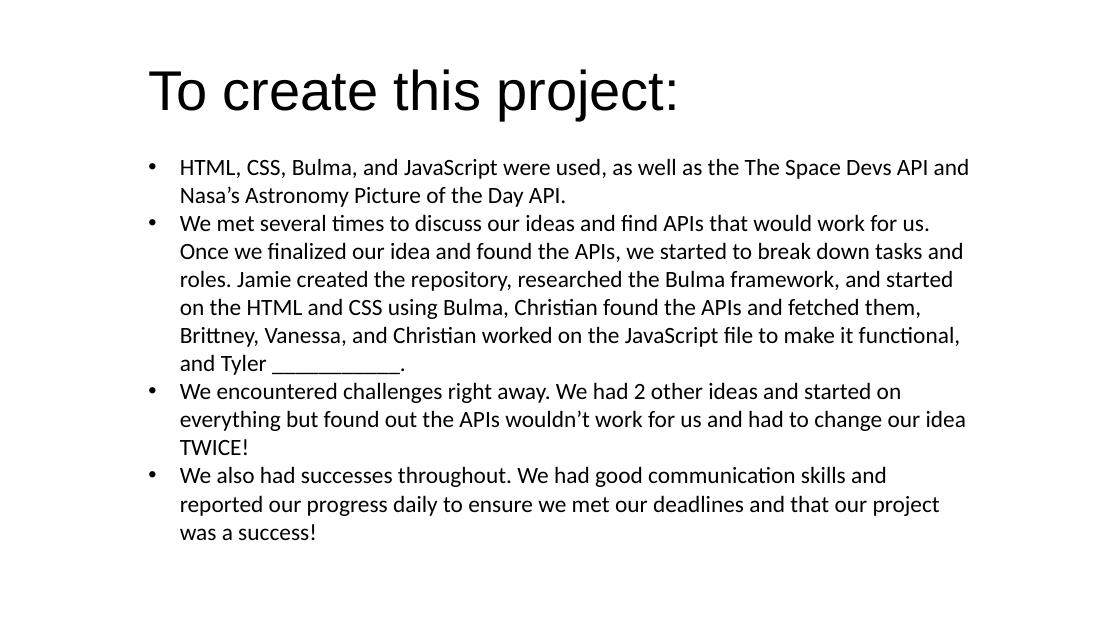
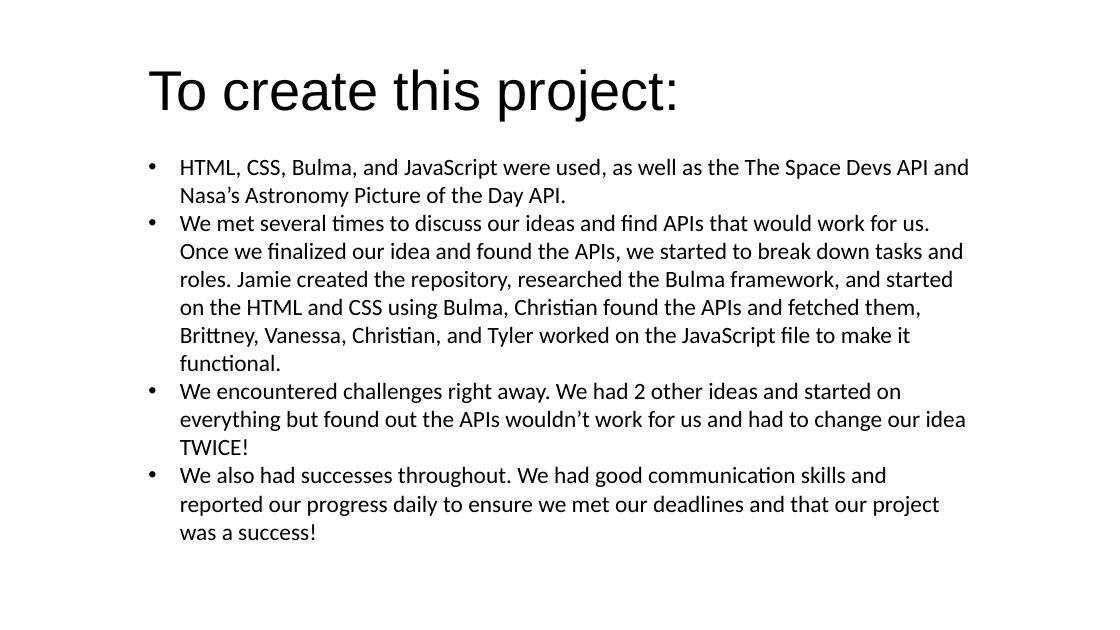
Before and after one commit to jamwil1226/quickvibes, a slide deck: slide 4 of Space Explorer Group Presentation.pptx (slide 3 before the commit). Drawn at 1120x630 pixels with LibreOffice and Linux fonts; fonts in the diff are those of the drawing. Boxes give left, top, right and bottom in pixels: in the first picture for what was removed or moved away, otherwise in the second. Text is boxed around its words. In the diff, an @@ line names an element or a change of style, - is before the commit and + after.

```diff
--- a/Space Explorer Group Presentation.pptx
+++ b/Space Explorer Group Presentation.pptx
@@ subtitle at (180,214,964,371): text changed @@
-• We met several times to discuss our ideas and find APIs that would work for us. Once we finalized our idea and found the APIs, we started to break down tasks and roles. Jamie created the repository, researched the Bulma framework, and started on the HTML and CSS using Bulma, Christian found the APIs and fetched them, Brittney, Vanessa, and Christian worked on the JavaScript file to make it functional, and Tyler ___________.
+• We met several times to discuss our ideas and find APIs that would work for us. Once we finalized our idea and found the APIs, we started to break down tasks and roles. Jamie created the repository, researched the Bulma framework, and started on the HTML and CSS using Bulma, Christian found the APIs and fetched them, Brittney, Vanessa, Christian, and Tyler worked on the JavaScript file to make it functional.
```
Also in this commit, not shown: 1 other slide changed, 1 slide added, 1 other file.
